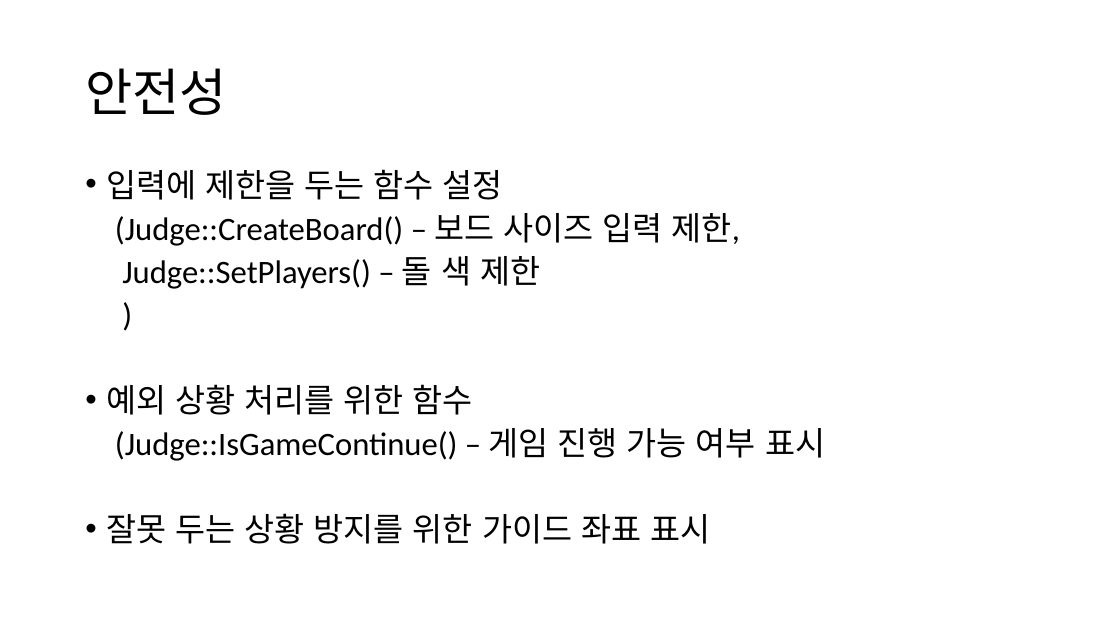
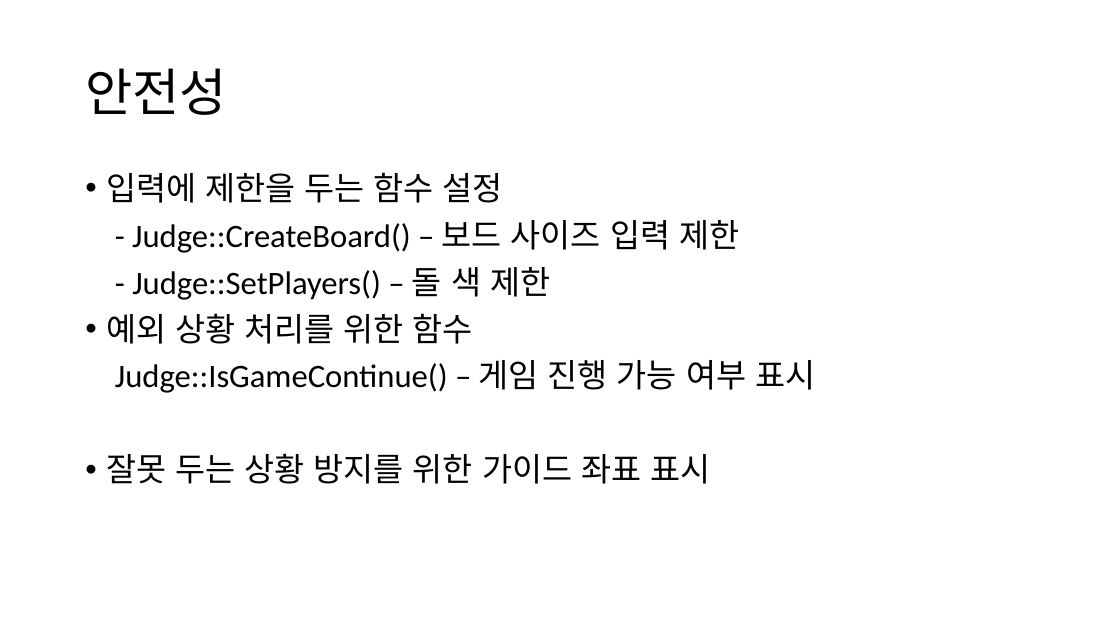
Before and after one commit to OOP-TERM/Othello, a slide deck: slide 9 of 보고서/보고서.pptx. Drawn at 1120x630 pixels with LibreOffice and Linux fonts; fonts in the diff are those of the drawing. Boxes give left, top, right and bottom in pixels: in the first picture for what was removed or moved away, otherwise in the second. Text is boxed around its words. In the diff, an @@ line names an element or a change of style, - is before the commit and + after.

```diff
--- a/보고서/보고서.pptx
+++ b/보고서/보고서.pptx
@@ text at (x1=106, y1=172, x2=710, y2=484): line spacing 0.8 to 0.9 @@
@@ text at (x1=132, y1=220, x2=739, y2=300): text changed @@
-(Judge::CreateBoard() – 보드 사이즈 입력 제한,
-Judge::SetPlayers() – 돌 색 제한
-)
+- Judge::CreateBoard() – 보드 사이즈 입력 제한
+- Judge::SetPlayers() – 돌 색 제한
@@ text at (x1=115, y1=360, x2=815, y2=393): text changed @@
-(Judge::IsGameContinue() – 게임 진행 가능 여부 표시
+Judge::IsGameContinue() – 게임 진행 가능 여부 표시
```
Also in this commit, not shown: 4 other slides changed, 2 slides added, 7 other files.
